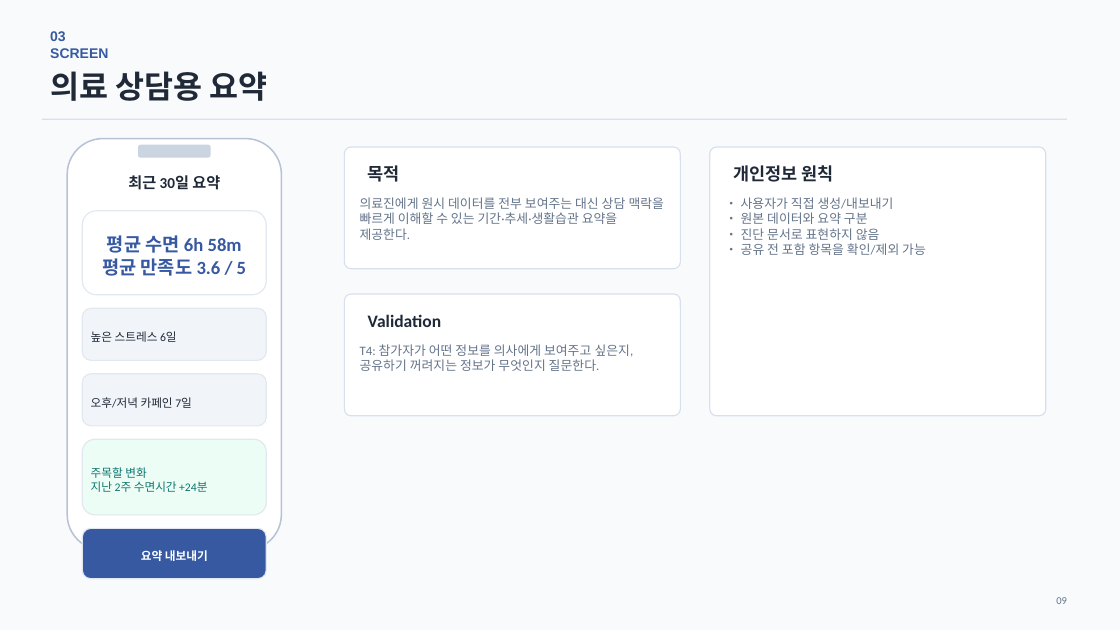
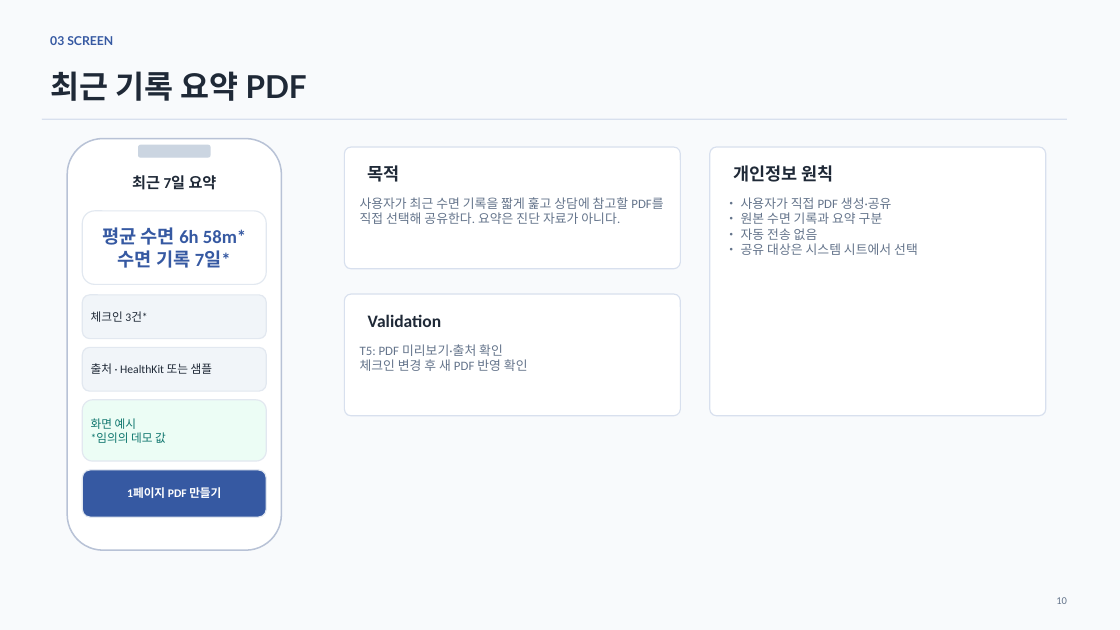
Before and after one commit to JinWoong-Jung/snorlax, a slide deck: slide 10 of 02_Jammanbo_UIUX.pptx (slide 9 before the commit). Drawn at 1120x630 pixels with LibreOffice and Linux fonts; fonts in the diff are those of the drawing. Boxes give left, top, right and bottom in pixels: in the first picture for what was removed or moved away, otherwise in the second. Text is boxed around its words. In the diff, an @@ line names an element or a change of style, - is before the commit and + after.

```diff
--- a/02_Jammanbo_UIUX.pptx
+++ b/02_Jammanbo_UIUX.pptx
@@ text "03 SCREEN" at (50, 36, 113, 45): size 12 to 10.5 pt, font Arial to Lato @@
@@ text at (50, 71, 307, 101): text changed; font Arial to Lato @@
-의료 상담용 요약
+최근 기록 요약 PDF
@@ text at (132, 175, 217, 190): text changed @@
-최근 30일 요약
+최근 7일 요약
@@ text at (360, 197, 663, 224): text changed @@
-의료진에게 원시 데이터를 전부 보여주는 대신 상담 맥락을 빠르게 이해할 수 있는 기간·추세·생활습관 요약을 제공한다.
+사용자가 최근 수면 기록을 짧게 훑고 상담에 참고할 PDF를 직접 선택해 공유한다. 요약은 진단 자료가 아니다.
@@ text at (741, 197, 918, 255): text changed @@
-• 사용자가 직접 생성/내보내기
-• 원본 데이터와 요약 구분
-• 진단 문서로 표현하지 않음
-• 공유 전 포함 항목을 확인/제외 가능
+• 사용자가 직접 PDF 생성·공유
+• 원본 수면 기록과 요약 구분
+• 자동 전송 없음
+• 공유 대상은 시스템 시트에서 선택
@@ rounded rectangle: place and size @@
-rounded rectangle at (82, 211, 266, 295)
+rounded rectangle at (82, 211, 266, 285)
@@ text at (102, 227, 246, 268): text changed @@
-평균 수면 6h 58m
-평균 만족도 3.6 / 5
+평균 수면 6h 58m*
+수면 기록 7일*
@@ rounded rectangle: place and size @@
-rounded rectangle at (82, 308, 266, 360)
+rounded rectangle at (82, 295, 266, 339)
@@ text at (91, 311, 147, 322): text changed @@
-높은 스트레스 6일
+체크인 3건*
@@ rounded rectangle: place and size @@
-rounded rectangle at (82, 374, 266, 426)
+rounded rectangle at (82, 348, 266, 392)
@@ text at (360, 344, 528, 371): text changed @@
-T4: 참가자가 어떤 정보를 의사에게 보여주고 싶은지, 공유하기 꺼려지는 정보가 무엇인지 질문한다.
+T5: PDF 미리보기·출처 확인
+체크인 변경 후 새 PDF 반영 확인
@@ text at (91, 363, 212, 374): text changed @@
-오후/저녁 카페인 7일
+출처 · HealthKit 또는 샘플
@@ rounded rectangle: place and size @@
-rounded rectangle at (82, 439, 266, 515)
+rounded rectangle at (82, 400, 266, 461)
@@ text at (91, 418, 166, 443): text changed @@
-주목할 변화
-지난 2주 수면시간 +24분
+화면 예시
+*임의의 데모 값
@@ rounded rectangle: place and size @@
-rounded rectangle at (82, 528, 266, 579)
+rounded rectangle at (82, 470, 266, 517)
@@ text at (127, 487, 221, 498): text changed @@
-요약 내보내기
+1페이지 PDF 만들기
@@ text at (1056, 597, 1067, 604): text changed @@
-09
+10
```
Also in this commit, not shown: 7 other slides changed, 5 slides added, 4 slides removed, 58 other files.
